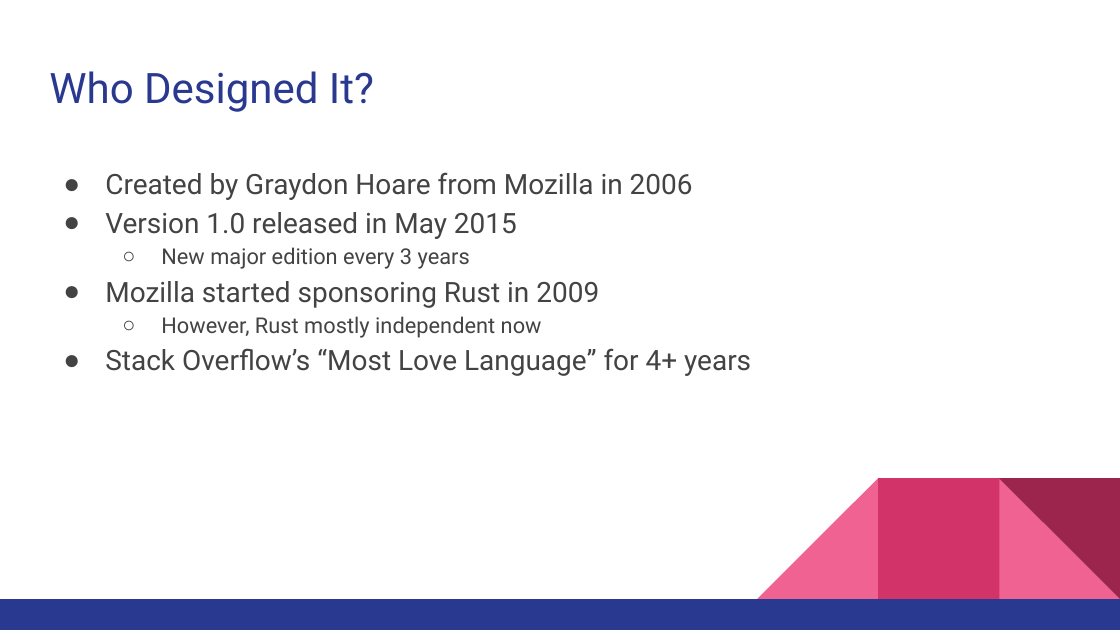
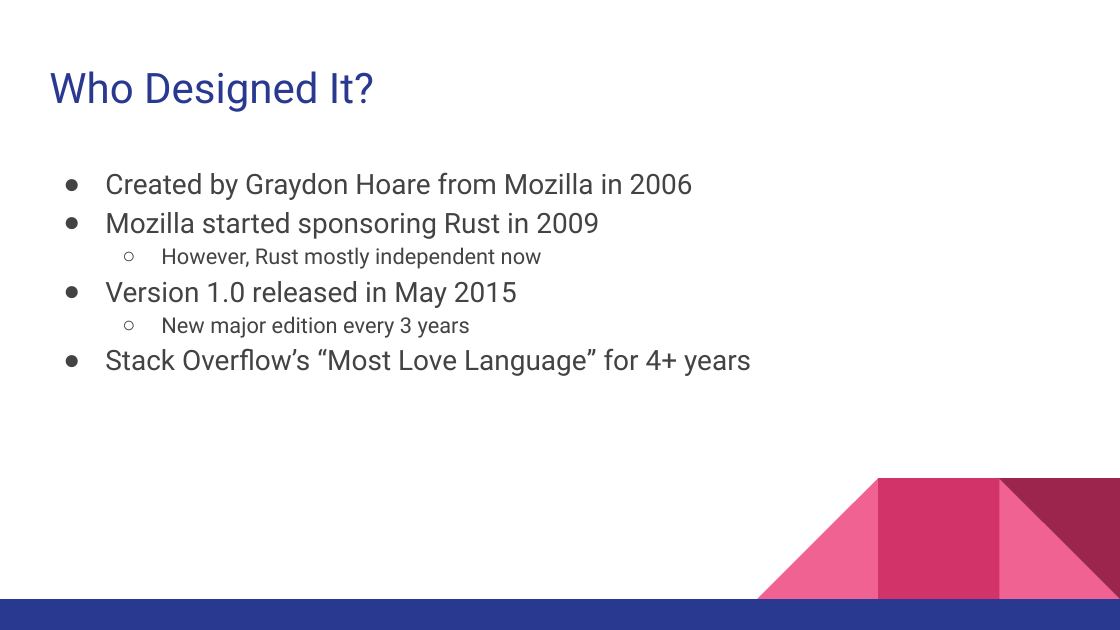
Before and after one commit to benperumala/cs372-proj1, a slide deck: slide 2 of Presentation.pptx. Drawn at 1120x630 pixels with LibreOffice and Linux fonts; fonts in the diff are those of the drawing. Boxes give left, top, right and bottom in pixels: in the first picture for what was removed or moved away, otherwise in the second. Text is boxed around its words. In the diff, an @@ line names an element or a change of style, - is before the commit and + after.

```diff
--- a/Presentation.pptx
+++ b/Presentation.pptx
@@ text at (x1=105, y1=212, x2=599, y2=269): paragraphs added @@
+● Mozilla started sponsoring Rust in 2009
+  ○ However, Rust mostly independent now
@@ text at (x1=105, y1=281, x2=599, y2=338): paragraphs removed @@
-● Mozilla started sponsoring Rust in 2009
-  ○ However, Rust mostly independent now
```
Also in this commit, not shown: 1 other slide changed, 1 other file.
